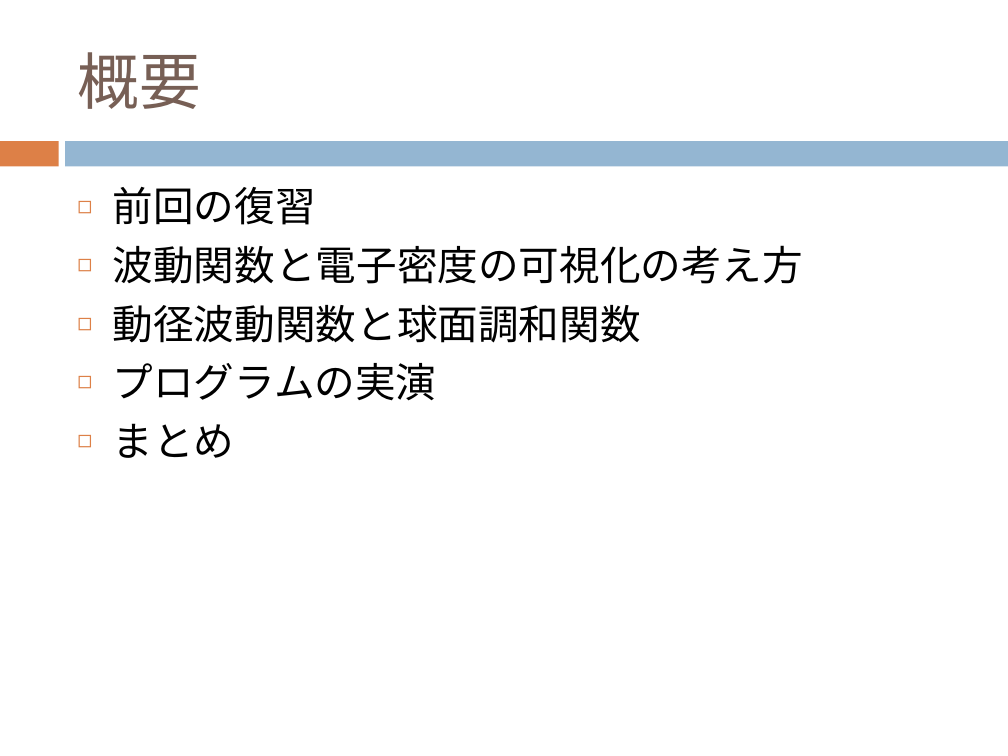
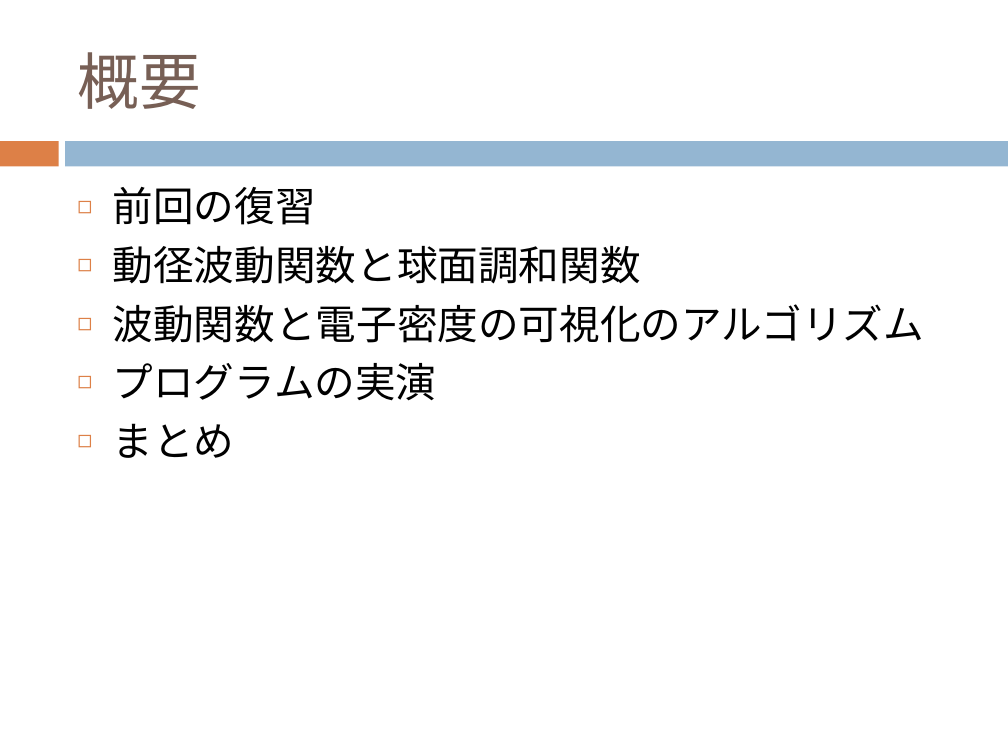
Before and after one commit to dc1394/fukui_sono3, a slide deck: slide 3 of 福井技術者の集い その3 発表資料スライド.pptx. Drawn at 1008x756 pixels with LibreOffice and Linux fonts; fonts in the diff are those of the drawing. Boxes give left, top, right and bottom in pixels: in the first picture for what was removed or moved away, otherwise in the second. Text is boxed around its words. In the diff, an @@ line names an element or a change of style, - is before the commit and + after.

```diff
--- a/福井技術者の集い その3 発表資料スライド.pptx
+++ b/福井技術者の集い その3 発表資料スライド.pptx
@@ text at (113, 245, 803, 284): paragraph removed @@
-◻ 波動関数と電子密度の可視化の考え方
@@ text at (113, 304, 924, 343): paragraph added @@
+◻ 波動関数と電子密度の可視化のアルゴリズム
```
Also in this commit, not shown: 4 other slides changed, 1 slide added, 2 other files.
